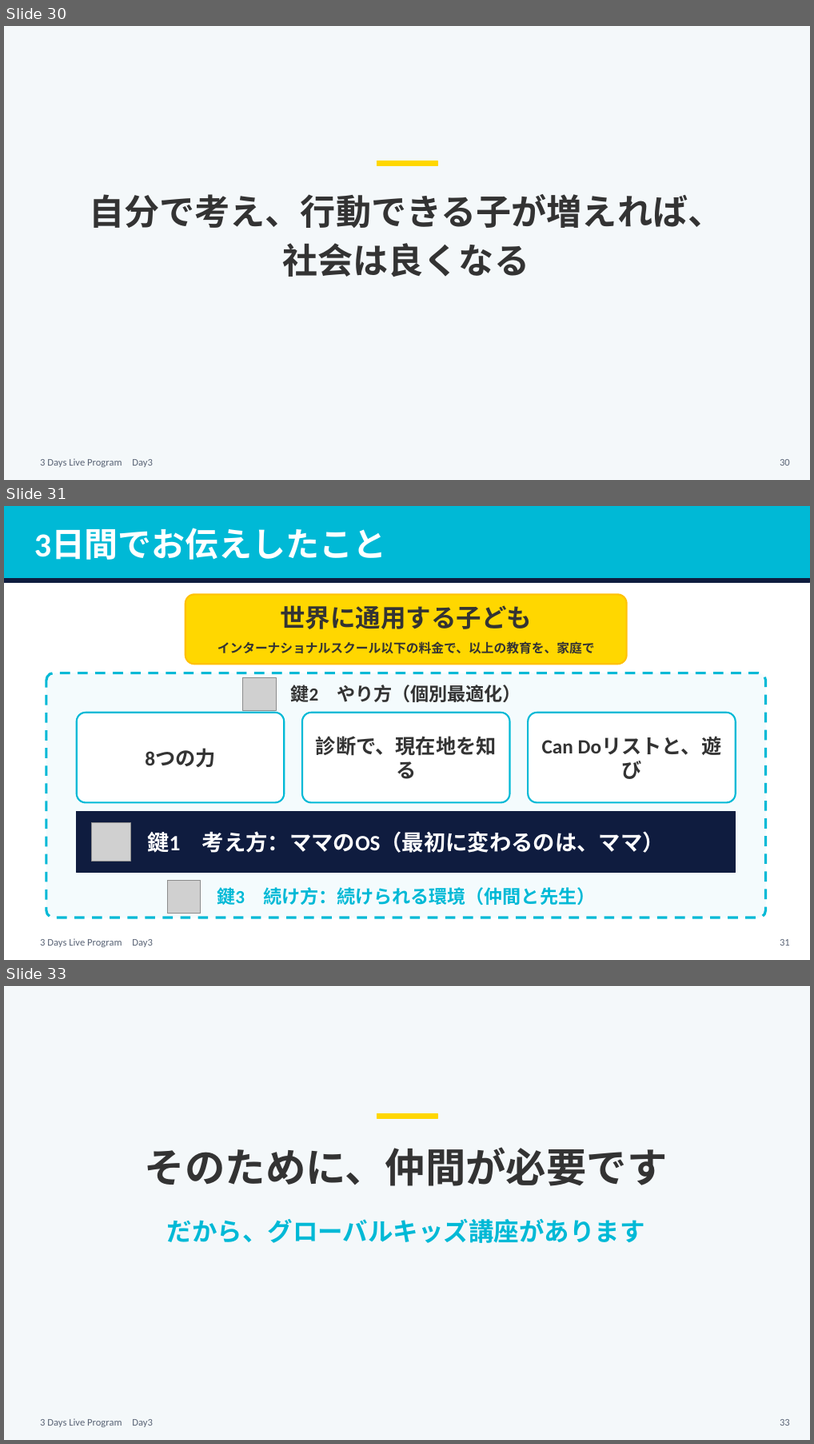
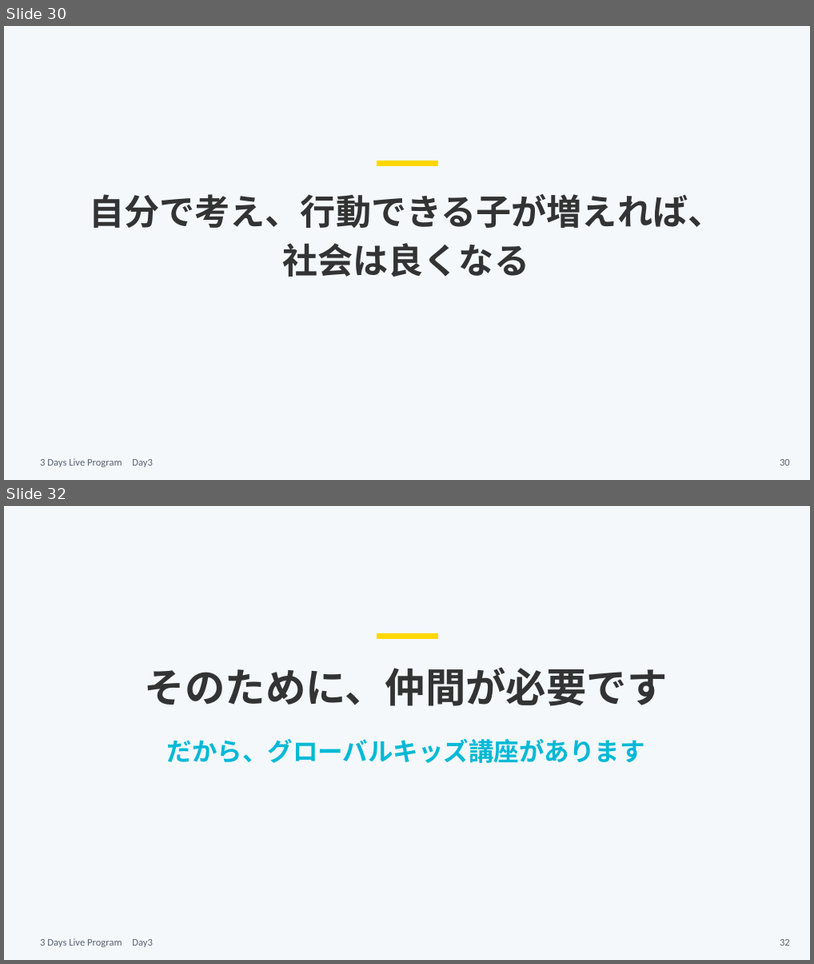
Before and after one commit to tanakayuc/static-pages, a slide deck: pigmarion-homeinter-3days-live/day3/v2/homeinter-day3-v2.pptx. Shown one above the other, each under a label of ours: slides 30, 31 and 33 before the commit, slides 30 and 32 after it; the slides between them are not shown. The pictures are 814x1444 and 814x964 pixels, drawn with LibreOffice and Linux fonts; fonts in the diff are those of the drawing; grey boxes stand for pictures. Boxes give left, top, right and bottom in pixels: in the first picture for what was removed or moved away, otherwise in the second. Text is boxed around its words. In the diff, an @@ line names an element or a change of style, - is before the commit and + after.

Commit message:
pigmarion-homeinter-3days-live: Day3の全体像を絵にし、重複の枚を外し、お客様の声を1枚足した。頭が端にかかっていた絵3枚を作り直した（田中さんの指示）

```diff
--- a/pigmarion-homeinter-3days-live/day3/v2/homeinter-day3-v2.pptx
+++ b/pigmarion-homeinter-3days-live/day3/v2/homeinter-day3-v2.pptx
@@ slide 31 removed at [4,506,810,960], background #FFFFFF; not listed: 1 template element that a slide beside it also shows @@
@@ rectangle removed at [4,506,810,579] @@
@@ text removed at [34,528,387,560] @@
-3日間でお伝えしたこと
@@ rectangle removed at [4,579,810,582] @@
@@ rounded rectangle removed at [186,594,627,664] @@
@@ text removed at [280,605,532,629] @@
-世界に通用する子ども
@@ text removed at [218,641,595,654] @@
-インターナショナルスクール以下の料金で、以上の教育を、家庭で
@@ rounded rectangle removed at [46,673,766,917] @@
@@ picture removed at [243,677,276,711] @@
@@ text removed at [291,684,522,702] @@
-鍵2 やり方（個別最適化）
@@ rounded rectangle removed at [77,712,284,803] @@
@@ rounded rectangle removed at [302,712,510,803] @@
@@ rounded rectangle removed at [529,712,736,803] @@
@@ text removed at [316,736,497,779] @@
-診断で、現在地を知る
@@ text removed at [542,736,722,779] @@
-Can Doリストと、遊び
@@ text removed at [145,748,215,767] @@
-8つの力
@@ rectangle removed at [77,812,736,872] @@
@@ picture removed at [92,822,130,861] @@
@@ text removed at [147,831,665,852] @@
-鍵1 考え方：ママのOS（最初に変わるのは、ママ）
@@ picture removed at [167,880,201,913] @@
@@ text removed at [217,887,595,904] @@
-鍵3 続け方：続けられる環境（仲間と先生）
@@ page number removed at [780,939,790,945] @@
-31
@@ what was slide 33 is now slide 32 @@
```
Also in this commit, not shown: 2 slides changed, 2 slides added, 2 other slides removed, 47 other files.
